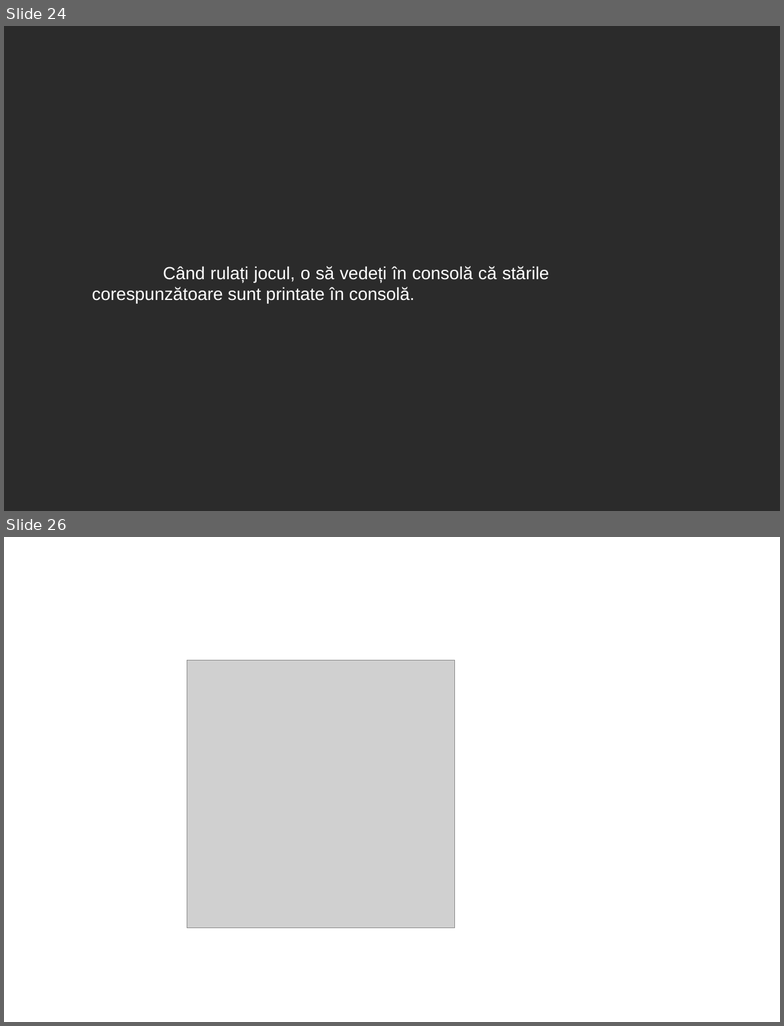
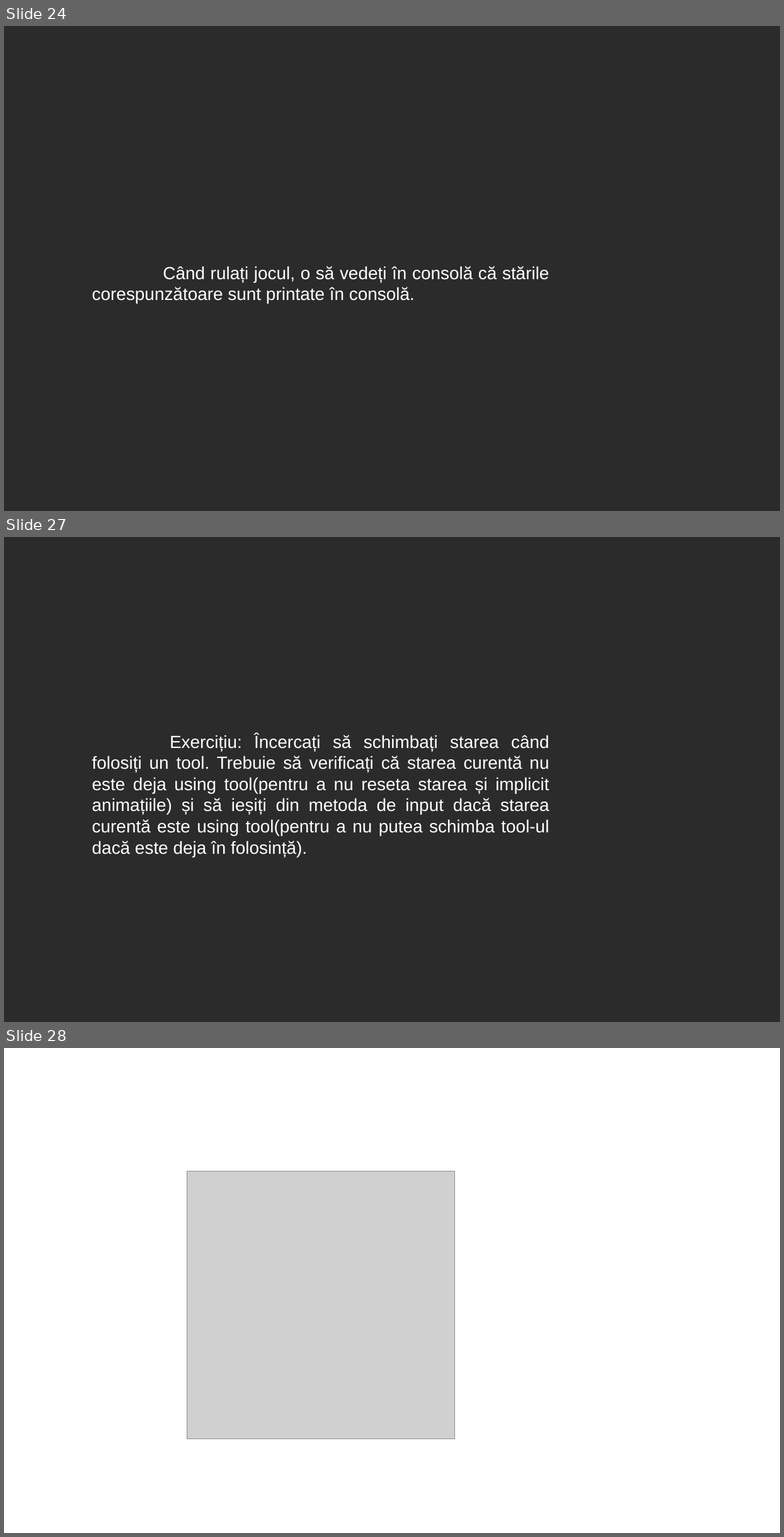
Before and after one commit to 0xspiderr/gdc-upt-presentations, a slide deck: presentation_3/presentation_3.odp. Shown one above the other, each under a label of ours: slides 24 and 26 before the commit, slides 24, 27 and 28 after it; the slides between them are not shown. The pictures are 784x1026 and 784x1537 pixels, drawn with LibreOffice and Linux fonts; fonts in the diff are those of the drawing; grey boxes stand for pictures; background and template pictures are left out; a plain dark background stands for a picture behind light text. Boxes give left, top, right and bottom in pixels: in the first picture for what was removed or moved away, otherwise in the second. Text is boxed around its words. In the diff, an @@ line names an element or a change of style, - is before the commit and + after.

```diff
--- a/presentation_3/presentation_3.odp
+++ b/presentation_3/presentation_3.odp
@@ slide 27 added at <box>4,537,780,1022</box>, background picture (left out) @@
@@ text added at <box>92,734,550,857</box>, 18 pt, text #FFFFFF @@
+Exercițiu: Încercați să schimbați starea când folosiți un tool. Trebuie să verificați că starea curentă nu este deja using tool(pentru a nu reseta starea și implicit animațiile) și să ieșiți din metoda de input dacă starea curentă este using tool(pentru a nu putea schimba tool-ul dacă este deja în folosință).
@@ what was slide 26 is now slide 28 @@
```
Also in this commit, not shown: 1 slide changed, 1 other slide added, 2 other files.
